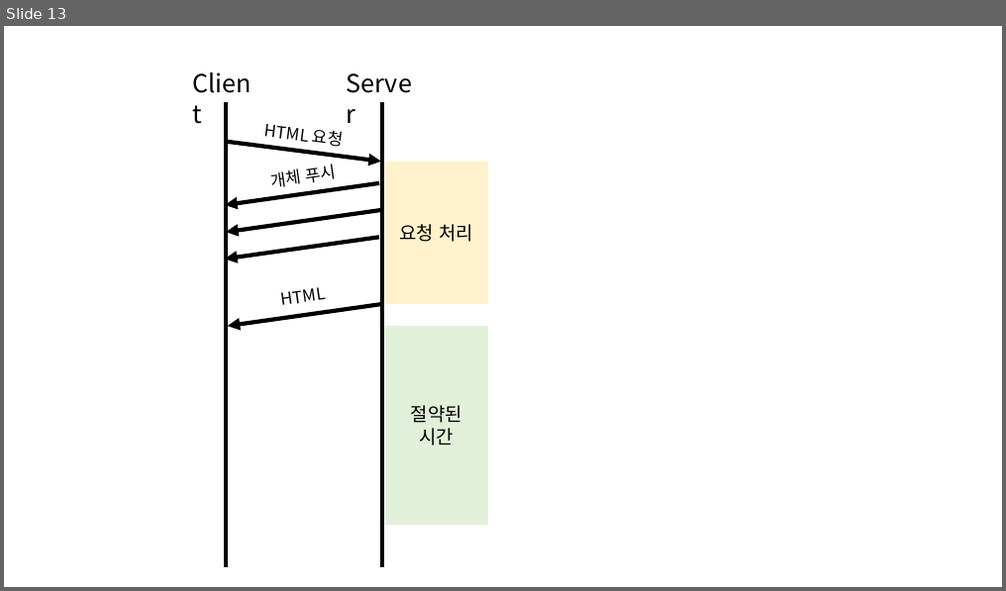
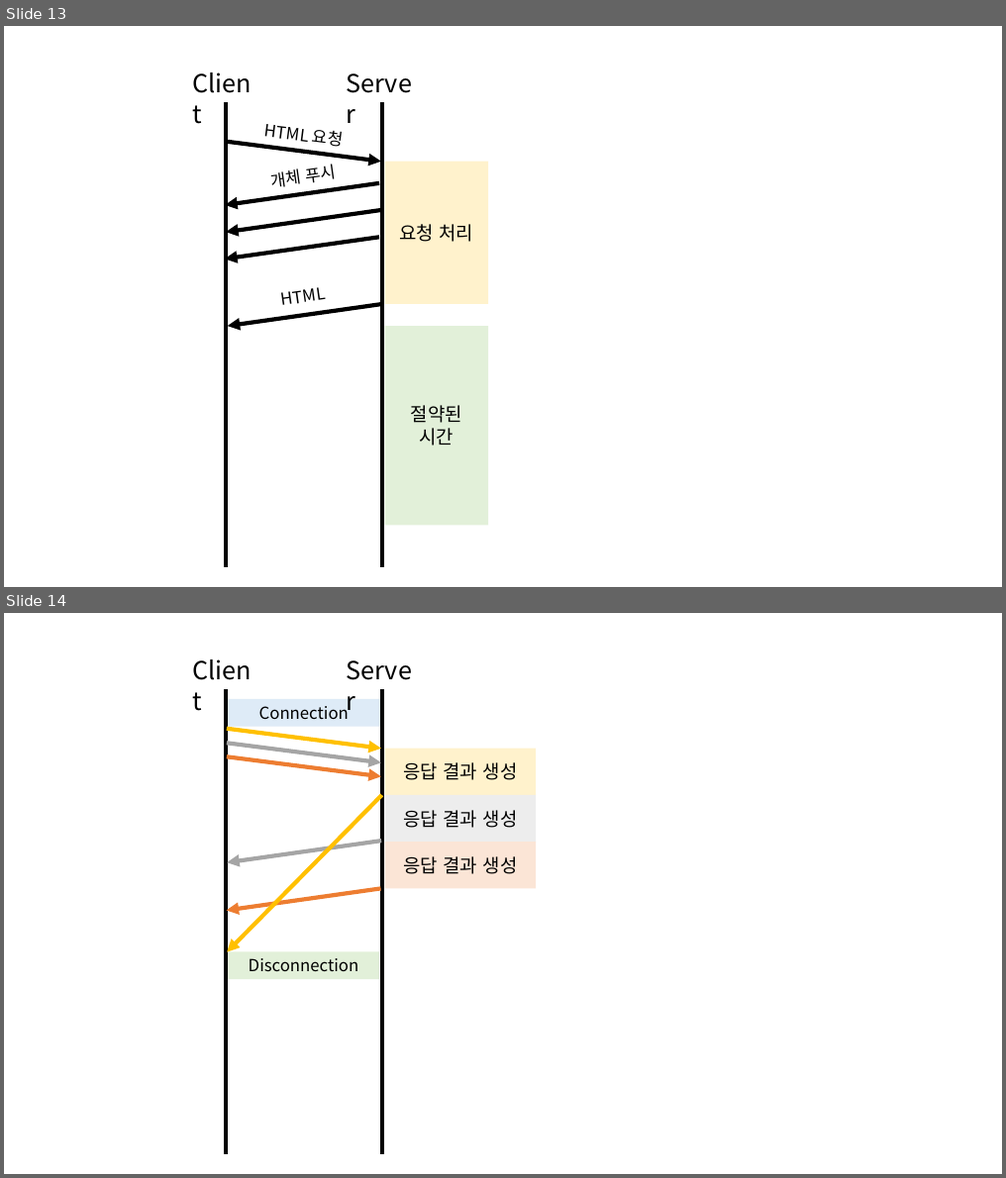
Before and after one commit to beomy/beomy.github.io, a slide deck: static/assets/img/posts/etc/http-version.pptx. Shown one above the other, each under a label of ours: slide 13 before the commit, slides 13 and 14 after it. The pictures are 1006x591 and 1006x1178 pixels, drawn with LibreOffice and Linux fonts; fonts in the diff are those of the drawing. Boxes give left, top, right and bottom in pixels: in the first picture for what was removed or moved away, otherwise in the second. Text is boxed around its words. In the diff, an @@ line names an element or a change of style, - is before the commit and + after.

```diff
--- a/static/assets/img/posts/etc/http-version.pptx
+++ b/static/assets/img/posts/etc/http-version.pptx
@@ slide 14 added at bbox=[4, 613, 1002, 1174], background #FFFFFF @@
@@ group added at bbox=[185, 652, 537, 1155]: 6 arrows, 5 rectangles, 2 lines, 2 texts @@
+Disconnection
+Connection
+Client
+Server
+응답 결과 생성
+응답 결과 생성
+응답 결과 생성
```
Also in this commit, not shown: 1 slide changed, 2 other slides added, 6 other files.
